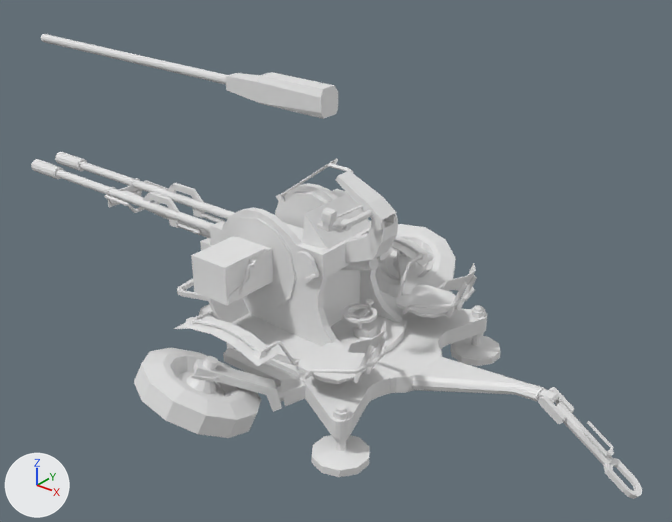
What one commit did to the Blender file sources/Zu23B.blend.
Before and after are seen from a camera (50 mm lens) standing at (6.56, -8.36, 7.1) and looking at (-0.24, 0.15, 1.83). The axes (+X, +Y, +Z) are drawn at lower left. The lights are the same throughout.
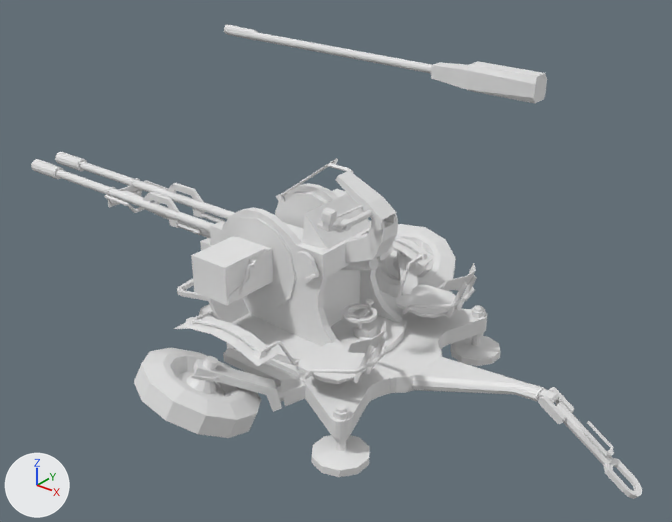
Pixel boxes (x1, y1, x2, y2) of what changed, in the pictures (672 x 522 px):
'Cylinder', reshaped, moved, surface changed (73% wider, 57% taller): before (41, 34, 227, 84); after (224, 24, 547, 103)
'Cube', deleted: before (226, 72, 338, 119)
part 1 of me_cylinder, deleted: before (41, 34, 227, 84)
part 2 of me_cylinder, added: after (224, 24, 547, 103)

What the commit changed:
me_cylinder is used by ob_cylinder; location (-2.73, 2.47, 1.82).
me_cylinder had 64 vertices, 34 faces and spanned x -3.2..0.89, y -2.44..-2.32, z 2.05..2.18.
me_cylinder now has 148 vertices, 86 faces and spans x -1.75..4.0, y -0.17..0.16, z -0.17..0.19.
me_cylinder part 1: the whole mesh is rebuilt.
Part 2, on me_cylinder:
125 vertices are added at x -1.75..4.0, y -0.17..0.16, z -0.17..0.19.
23 new vertices lie (0.65, 0.0, -0.01) away from vertices in x -1.75, y -0.06..0.07, z -0.07..0.07.
86 new faces join them.
Object 'Cylinder' (ob_cylinder) moves from (-2.73, 2.47, 1.82) to (-2.82, 2.66, 3.81).
In object 'Cylinder' (ob_cylinder), show_instancer_for_render is now set to False.
Object 'Cube' (ob_cube) is deleted.
